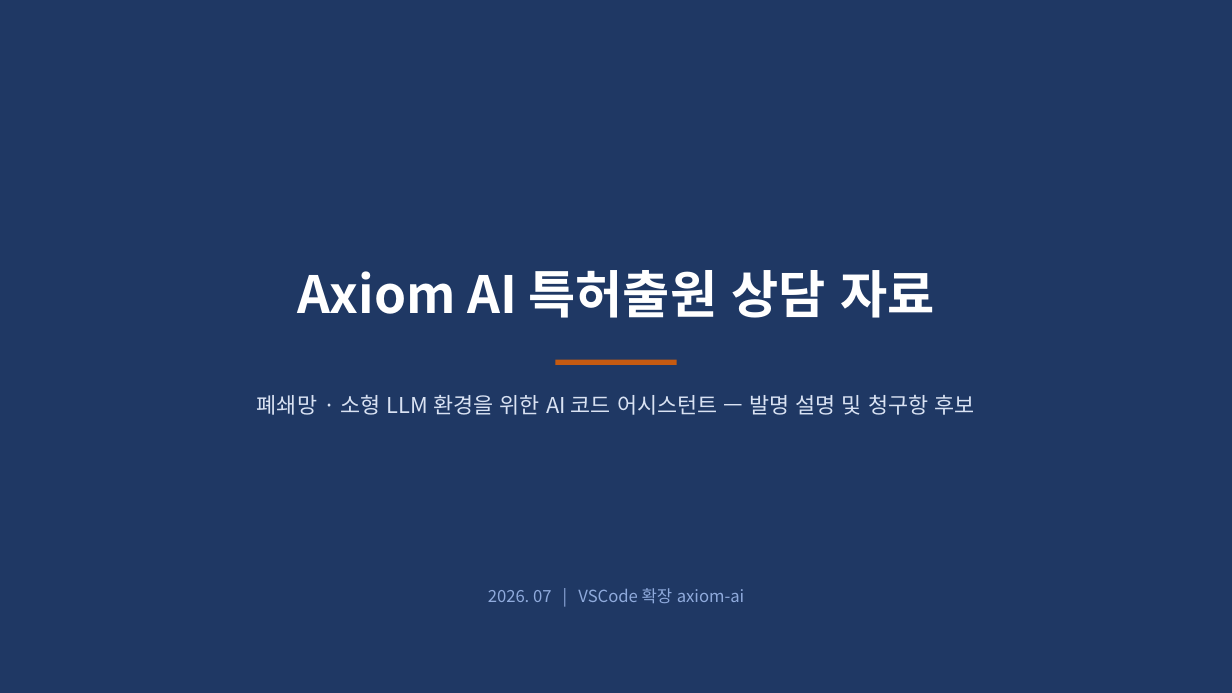
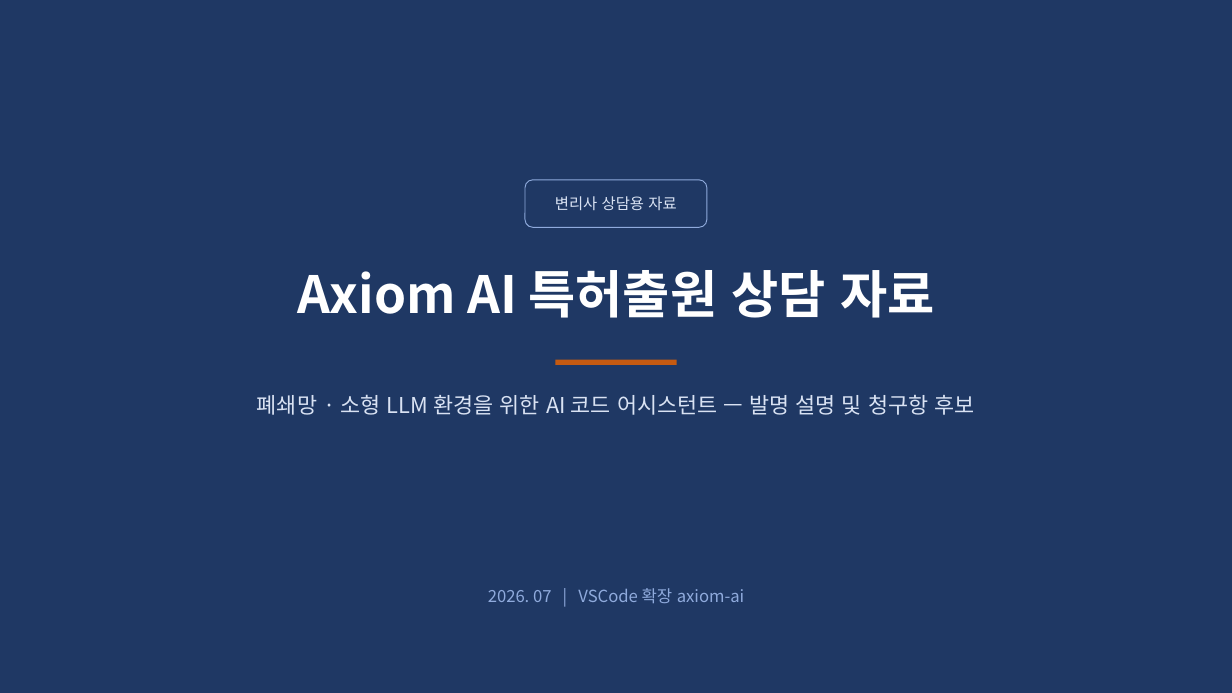
Before and after one commit to axiom-redsky/axiom-ai-vsix, a slide deck: slide 1 of docs/Axiom-AI-특허출원-미팅자료.pptx. Drawn at 1232x693 pixels with LibreOffice and Linux fonts; fonts in the diff are those of the drawing. Boxes give left, top, right and bottom in pixels: in the first picture for what was removed or moved away, otherwise in the second. Text is boxed around its words. In the diff, an @@ line names an element or a change of style, - is before the commit and + after.

Commit message:
특허자료 추가

```diff
--- a/docs/Axiom-AI-특허출원-미팅자료.pptx
+++ b/docs/Axiom-AI-특허출원-미팅자료.pptx
@@ rounded rectangle added at [525,180,707,227], outline #8FAADC 0.75 pt, 12 pt, text #D9E2F3 @@
+변리사 상담용 자료
```
Also in this commit, not shown: 13 other slides changed, 12 slides added, 10 other files.
